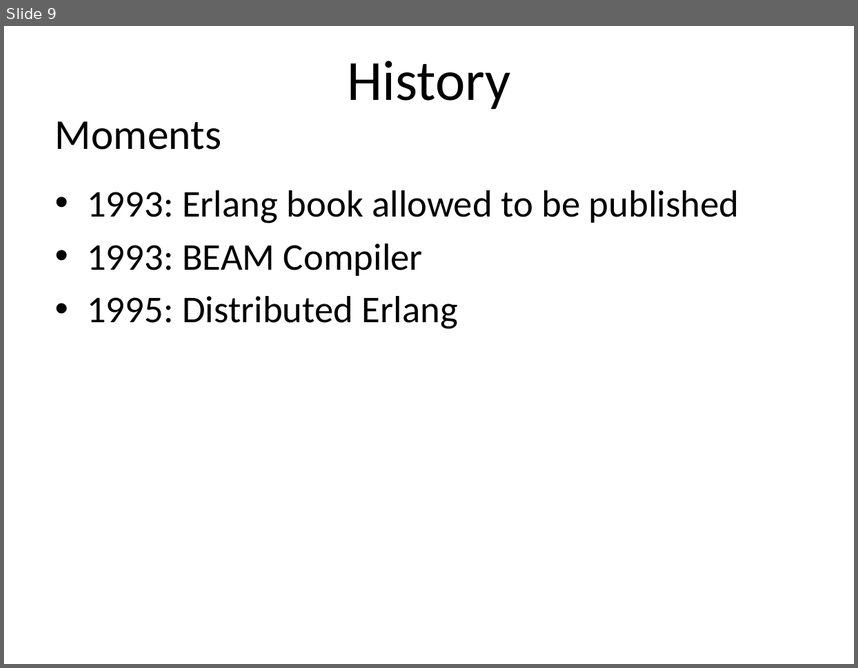
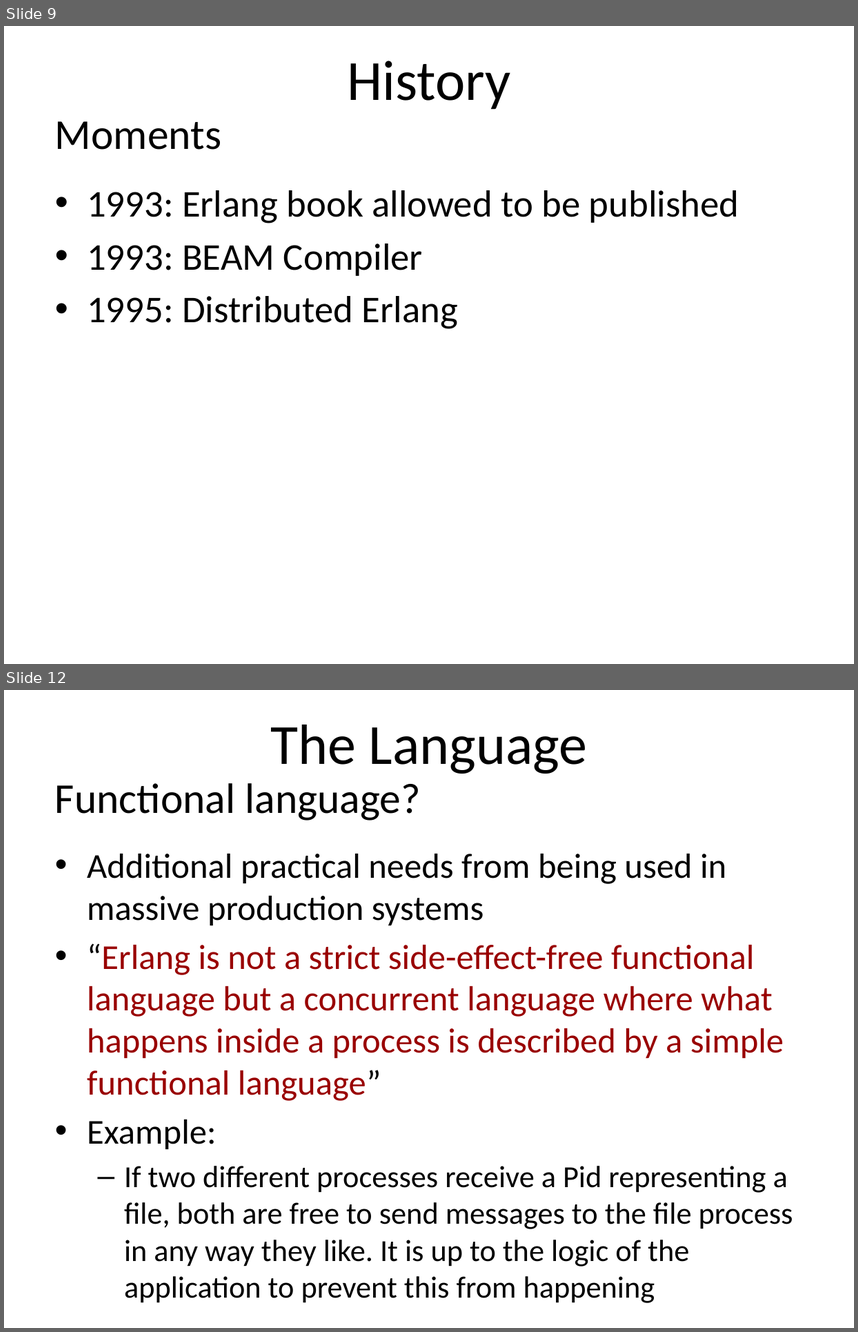
Before and after one commit to rmorgan1711/cs3210, a slide deck: teamProj/slides.pptx. Shown one above the other, each under a label of ours: slide 9 before the commit, slides 9 and 12 after it; the slides between them are not shown. The pictures are 858x668 and 858x1332 pixels, drawn with LibreOffice and Linux fonts; fonts in the diff are those of the drawing. Boxes give left, top, right and bottom in pixels: in the first picture for what was removed or moved away, otherwise in the second. Text is boxed around its words. In the diff, an @@ line names an element or a change of style, - is before the commit and + after.

Commit message:
presentation progress

```diff
--- a/teamProj/slides.pptx
+++ b/teamProj/slides.pptx
@@ slide 12 added at [4,690,854,1328], background #FFFFFF @@
@@ title added at [270,724,588,773], 48 pt, text #000000 @@
+The Language
@@ text added at [55,783,420,820], 36 pt, text #000000 @@
+Functional language?
@@ text added at [87,854,793,1266], 29.6 pt, text #000000 @@
+• Additional practical needs from being used in massive production systems
+• “Erlang is not a strict side-effect-free functional language but a concurrent language where what happens inside a process is described by a simple functional language”
+• Example:
+  – If two different processes receive a Pid representing a file, both are free to send messages to the file process in any way they like. It is up to the logic of the application to prevent this from happening
```
Also in this commit, not shown: 14 other slides added, 4 other files.
